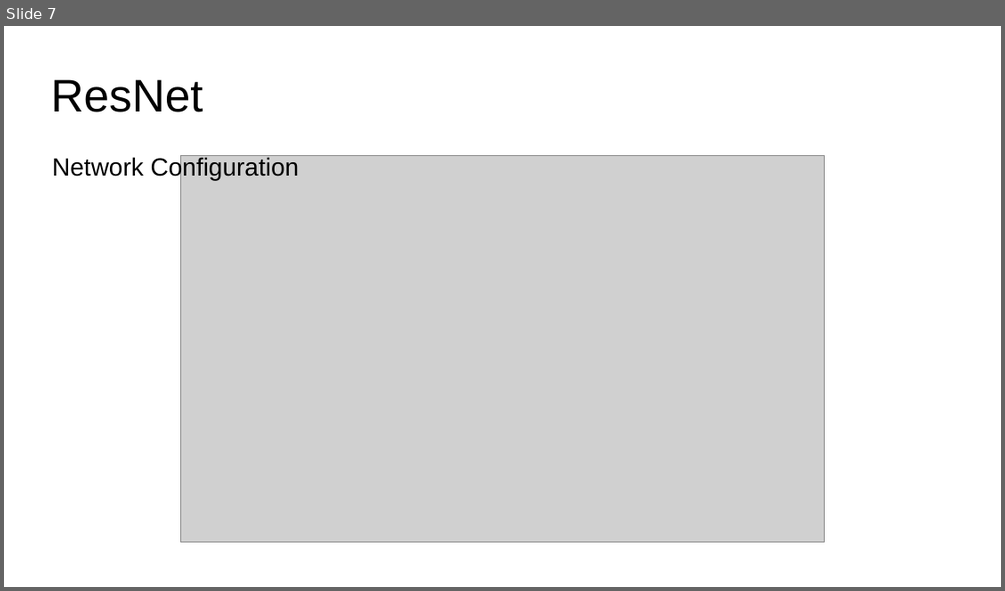
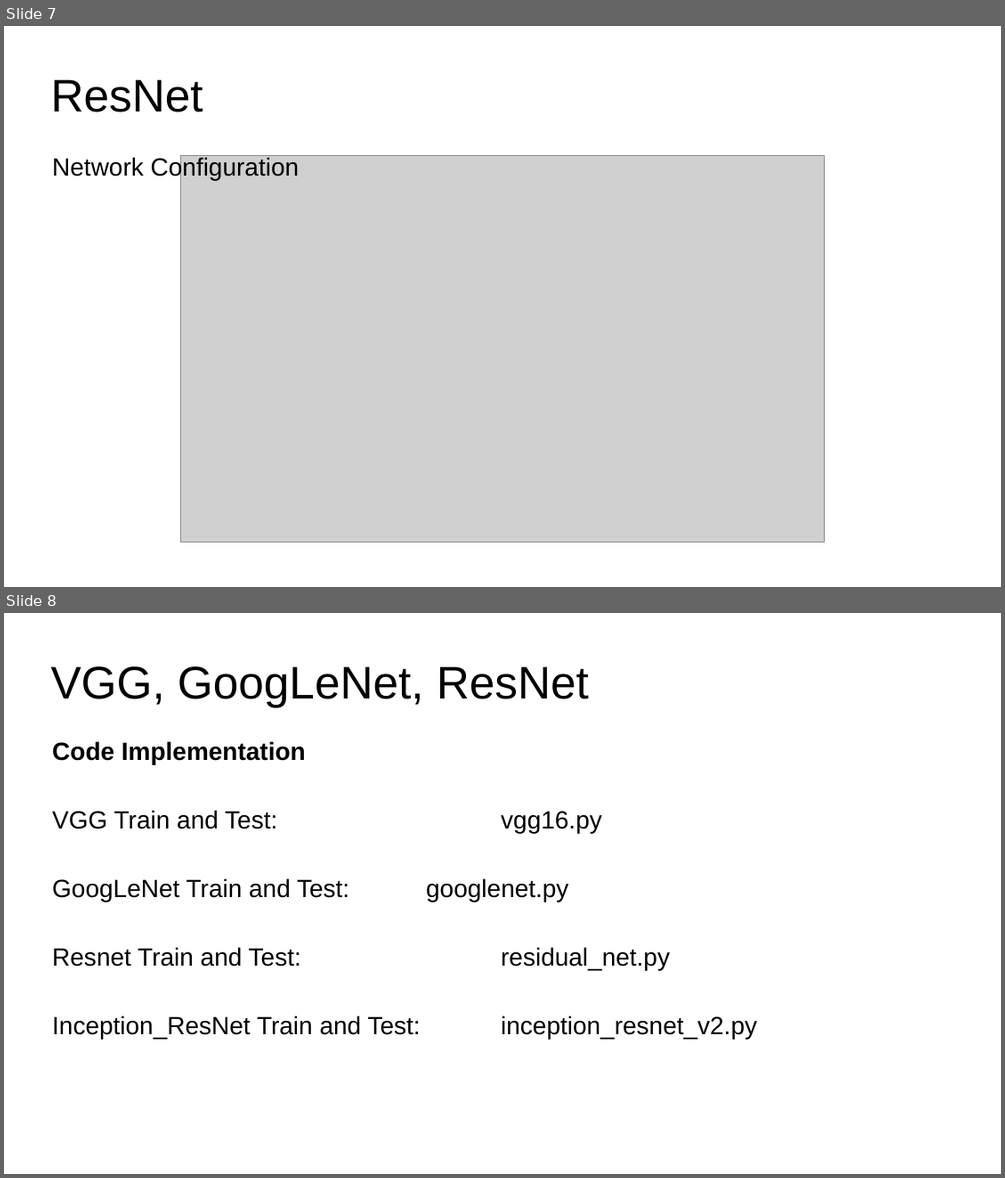
Before and after one commit to jetrobert/DNN-Model, a slide deck: sum/VGG_GoogLeNet_ResNet.pptx. Shown one above the other, each under a label of ours: slide 7 before the commit, slides 7 and 8 after it. The pictures are 1005x591 and 1005x1178 pixels, drawn with LibreOffice and Linux fonts; fonts in the diff are those of the drawing; grey boxes stand for pictures. Boxes give left, top, right and bottom in pixels: in the first picture for what was removed or moved away, otherwise in the second. Text is boxed around its words. In the diff, an @@ line names an element or a change of style, - is before the commit and + after.

```diff
--- a/sum/VGG_GoogLeNet_ResNet.pptx
+++ b/sum/VGG_GoogLeNet_ResNet.pptx
@@ slide 8 added at (4,613,1001,1174), background #FFFFFF @@
@@ title added at (51,666,589,707), 44 pt, text #000000 @@
+VGG, GoogLeNet, ResNet
@@ subtitle added at (52,741,757,1038), 24 pt, text #000000 @@
+Code Implementation
+VGG Train and Test: vgg16.py
+GoogLeNet Train and Test: googlenet.py
+Resnet Train and Test: residual_net.py
+Inception_ResNet Train and Test: inception_resnet_v2.py
```
Also in this commit, not shown: 21 other files.
